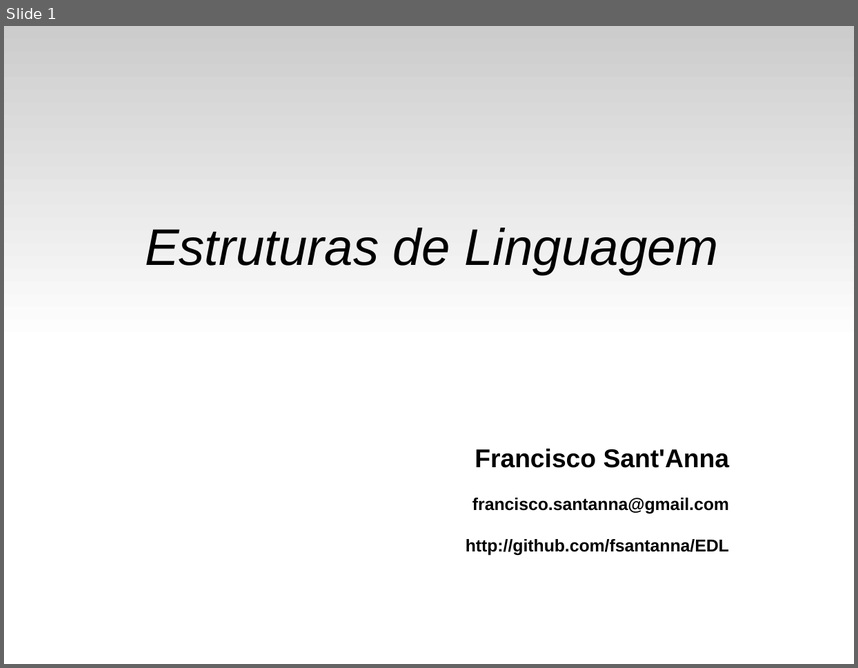
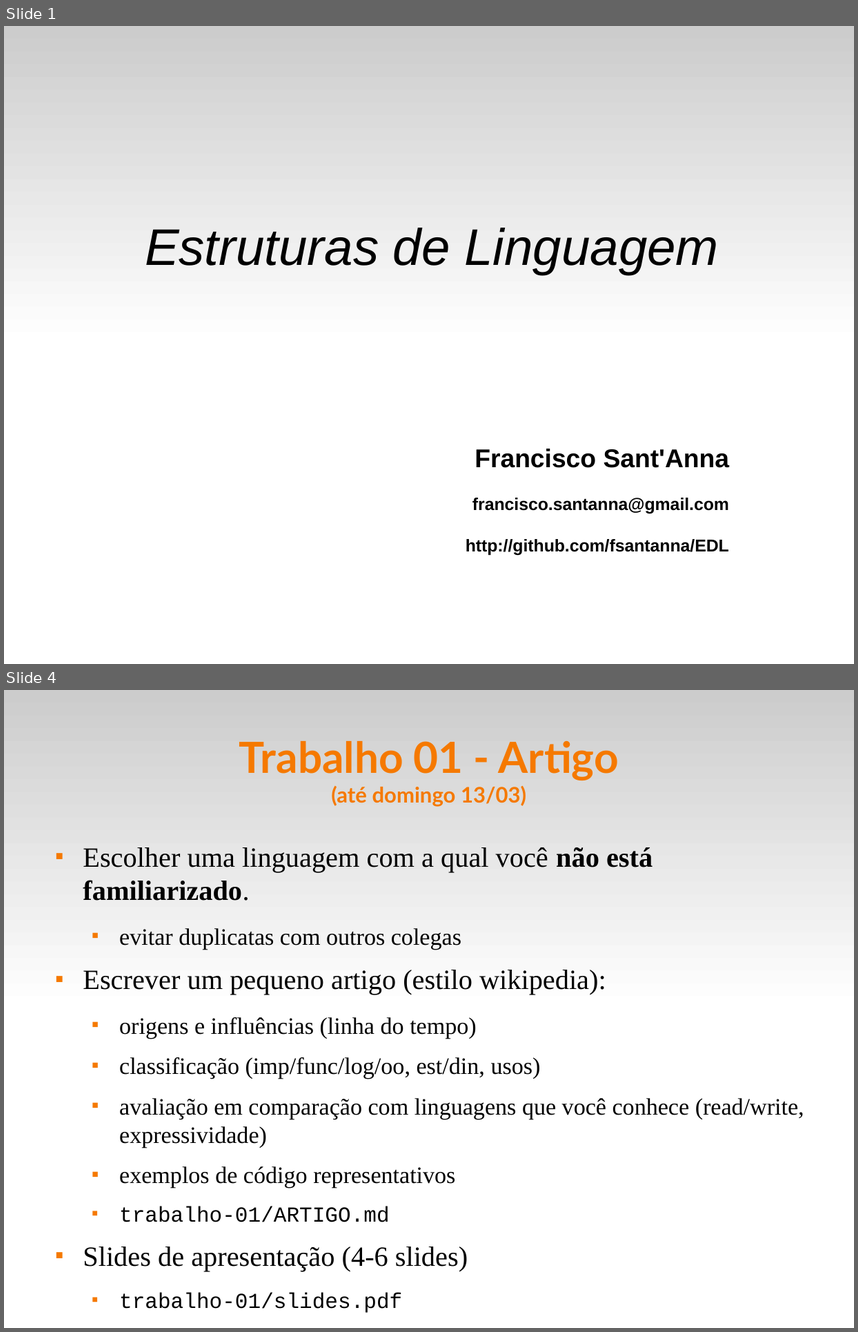
Before and after one commit to fsantanna-uerj/EDL, a slide deck: slides/edl-02.odp. Shown one above the other, each under a label of ours: slide 1 before the commit, slides 1 and 4 after it; the slides between them are not shown. The pictures are 858x668 and 858x1332 pixels, drawn with LibreOffice and Linux fonts; fonts in the diff are those of the drawing. Boxes give left, top, right and bottom in pixels: in the first picture for what was removed or moved away, otherwise in the second. Text is boxed around its words. In the diff, an @@ line names an element or a change of style, - is before the commit and + after.

Commit message:
(+) trabalho-01 (+) pdf

```diff
--- a/slides/edl-02.odp
+++ b/slides/edl-02.odp
@@ slide 4 added at [4,690,854,1328], background #FFFFFF; not listed: 1 template element that a slide beside it also shows @@
@@ title added at [239,741,619,807], 40 pt, text #F57900, bold @@
+Trabalho 01 - Artigo
+(até domingo 13/03)
@@ text added at [83,847,804,1312], 22 pt, text #000000 @@
+■ Escolher uma linguagem com a qual você não está familiarizado.
+  ■ evitar duplicatas com outros colegas
+■ Escrever um pequeno artigo (estilo wikipedia):
+  ■ origens e influências (linha do tempo)
+  ■ classificação (imp/func/log/oo, est/din, usos)
+  ■ avaliação em comparação com linguagens que você conhece (read/write, expressividade)
+  ■ exemplos de código representativos
+  ■ trabalho-01/ARTIGO.md
+■ Slides de apresentação (4-6 slides)
+  ■ trabalho-01/slides.pdf
```
Also in this commit, not shown: 2 other slides added, 10 slides removed, 5 other files.
